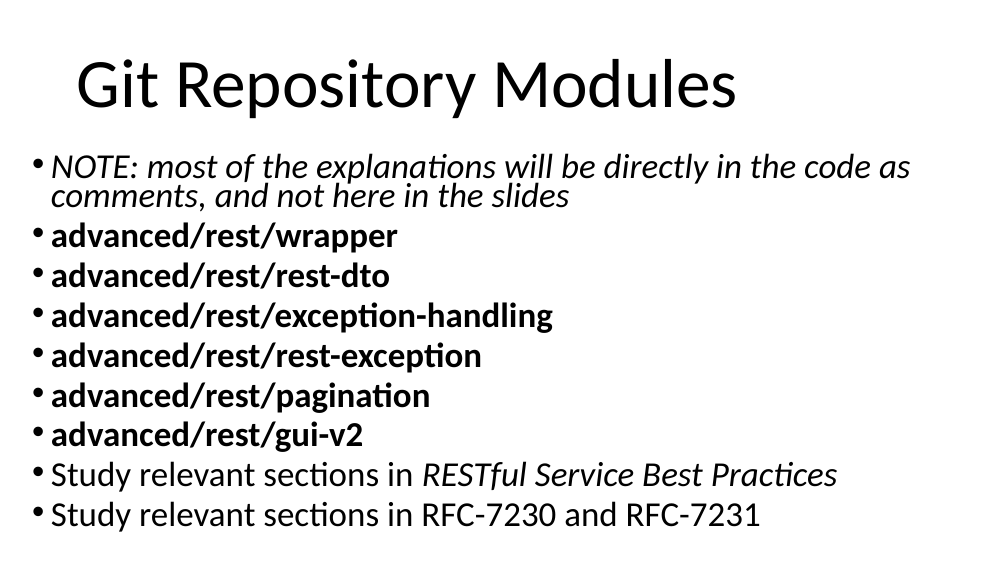
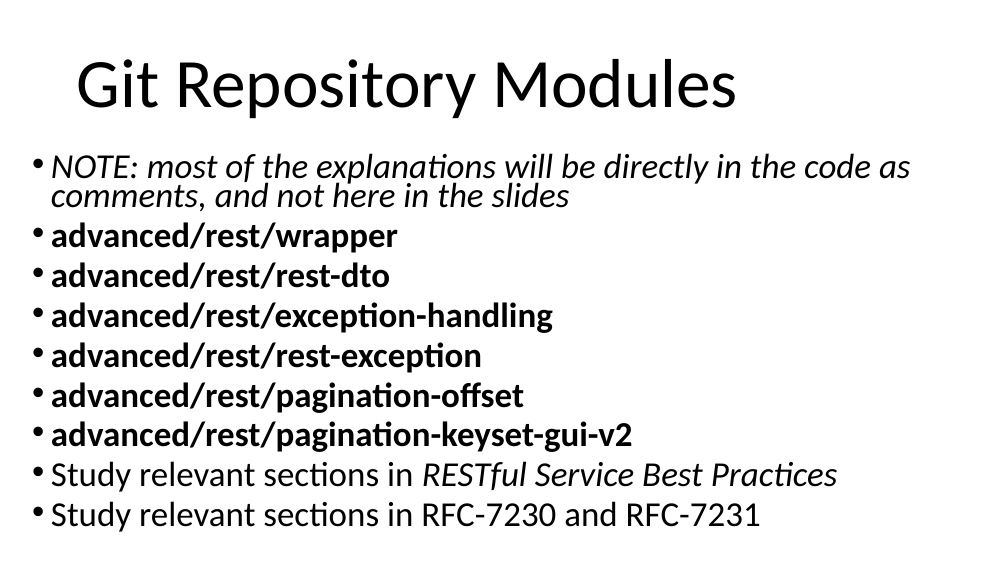
Before and after one commit to arcuri82/testing_security_development_enterprise_systems, a slide deck: slide 45 of doc/advanced/slides/lesson_04.pptx. Drawn at 1008x567 pixels with LibreOffice and Linux fonts; fonts in the diff are those of the drawing. Boxes give left, top, right and bottom in pixels: in the first picture for what was removed or moved away, otherwise in the second. Text is boxed around its words. In the diff, an @@ line names an element or a change of style, - is before the commit and + after.

Commit message:
renamed pagination modules to avoid confusion between Keyset and Offset

```diff
--- a/doc/advanced/slides/lesson_04.pptx
+++ b/doc/advanced/slides/lesson_04.pptx
@@ text at (51,382,633,452): text changed @@
-• advanced/rest/pagination
-• advanced/rest/gui-v2
+• advanced/rest/pagination-offset
+• advanced/rest/pagination-keyset-gui-v2
```
Also in this commit, not shown: 41 other files.
